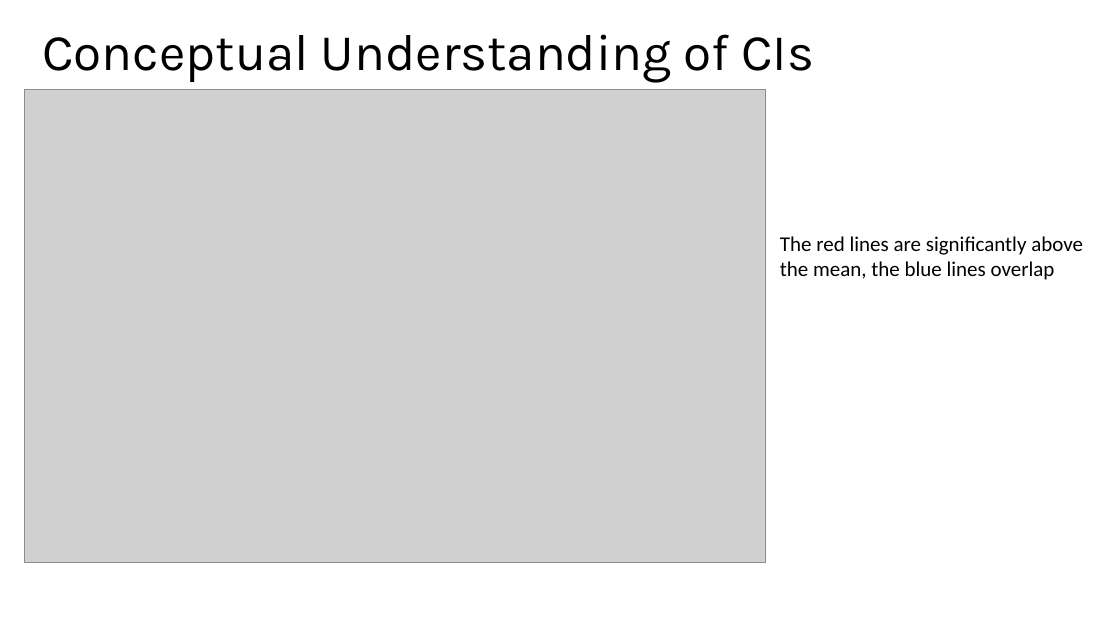
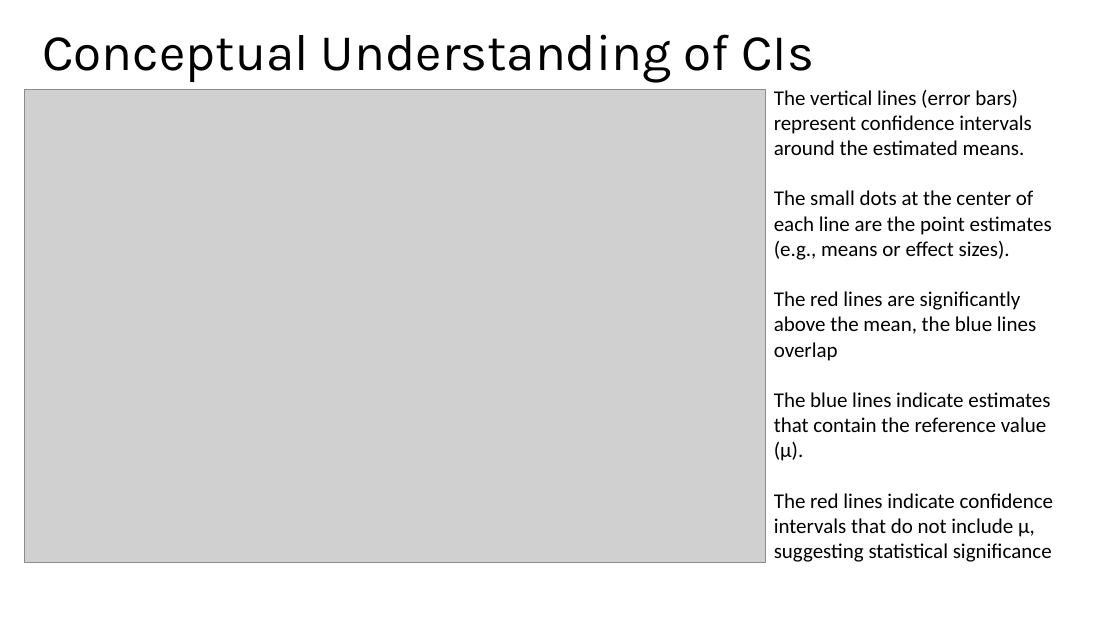
Before and after one commit to bigdataforsocialjustice/stats-for-social-justice, a slide deck: slide 10 of slides/dummy/dummy_vars.pptx (slide 9 before the commit). Drawn at 1120x630 pixels with LibreOffice and Linux fonts; fonts in the diff are those of the drawing; grey boxes stand for pictures. Boxes give left, top, right and bottom in pixels: in the first picture for what was removed or moved away, otherwise in the second. Text is boxed around its words. In the diff, an @@ line names an element or a change of style, - is before the commit and + after.

```diff
--- a/slides/dummy/dummy_vars.pptx
+++ b/slides/dummy/dummy_vars.pptx
@@ text at [774, 90, 1054, 562]: text changed @@
-The red lines are significantly above
-the mean, the blue lines overlap
+The vertical lines (error bars) represent confidence intervals around the estimated means.
+The small dots at the center of each line are the point estimates (e.g., means or effect sizes).
+The red lines are significantly above the mean, the blue lines overlap
+The blue lines indicate estimates that contain the reference value (μ).
+The red lines indicate confidence intervals that do not include μ, suggesting statistical significance
```
Also in this commit, not shown: 13 other slides changed, 1 slide added.
